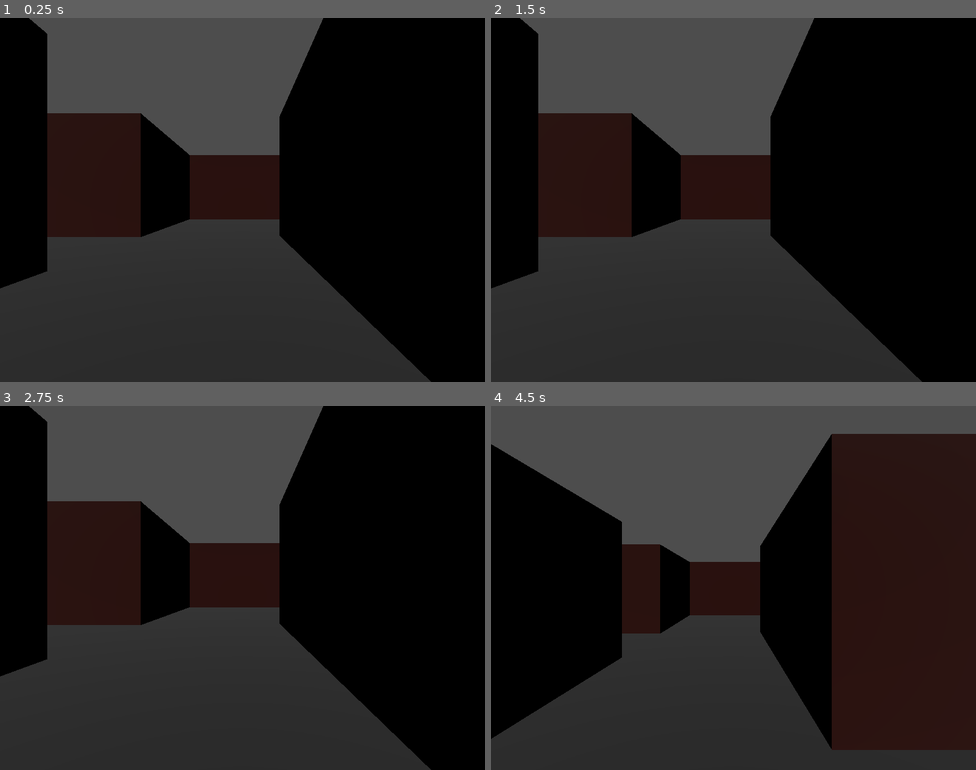
Above: before the commit, frames 1-4 (two rows, left to right).
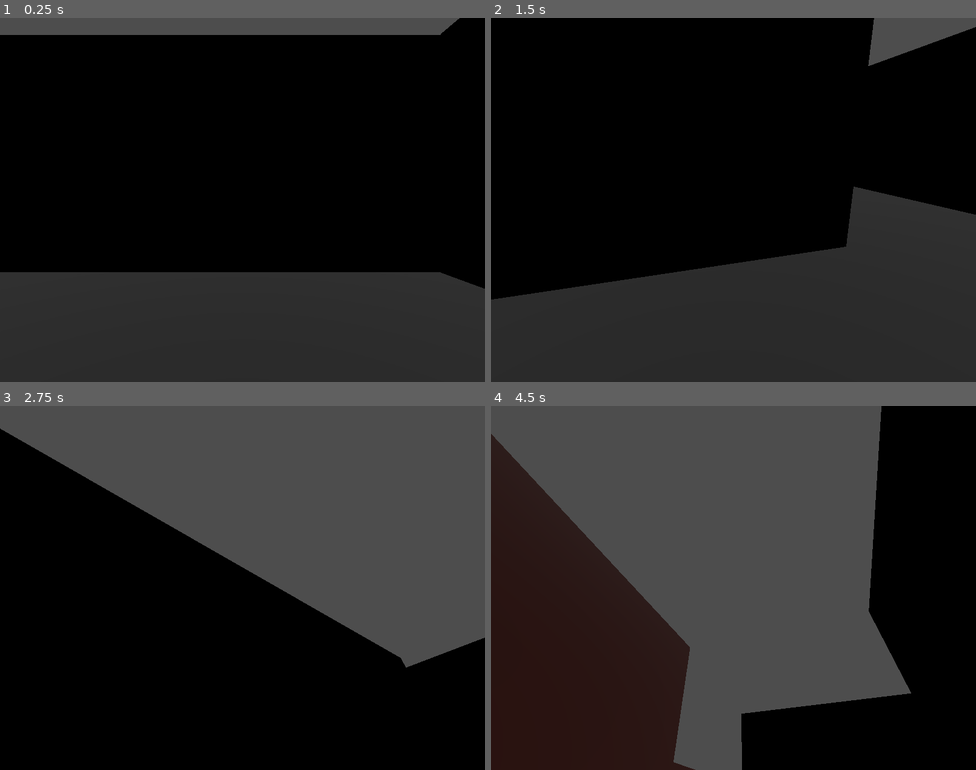
Above: after the commit, the same moments.

Repository: MisterIXI/godot-wildjam-71
Game: Godot game, scene res://scenes/_debug/oli/oli_fps.tscn
Same seed, same stepped clock (60 frames per second), same inputs: the game is played once before the commit and once after it. This scene is started directly instead of the project's main scene.
Inputs (mouse positions are in pixels of both pictures, inside the frame that each line leads up to):
- Up to frame 1 (0.25 s): no input
- Up to frame 2 (1.5 s): tap Enter (ui_accept) at 0.5, 0.77, 1.07 s; move the mouse to (840, 181) at 0.52 s; hold D (right) 0.53-1.28 s; hold Shift (shift) 0.53-1.28 s; tap Space (space) at 0.8, 1.35 s; move the mouse to (636, 218) at 1.27 s; hold S (down) from 1.28 s (still down)
- Up to frame 3 (2.75 s): tap Enter (ui_accept) at 1.52, 1.55, 1.82, 2.1 s; move the mouse to (291, 507) at 2.02 s; release S (down) at 2.03 s; hold D (right) from 2.03 s (still down); hold Shift (shift) from 2.03 s (still down)
- Up to frame 4 (4.5 s): move the mouse to (709, 660) at 2.77 s; release D (right) at 2.78 s; release Shift (shift) at 2.78 s; hold Up (ui_up) 2.78-3.53 s; tap Shift (shift) at 2.85, 4.35 s; tap Enter (ui_accept) at 3.02, 3.32, 3.77, 3.8, 4.07 s; tap Space (space) at 3.05, 3.6 s; move the mouse to (879, 642) at 3.52 s; hold A (left) from 3.53 s (still down); move the mouse to (588, 533) at 4.27 s

The runs differ from the first frame. In frame 1, 38% of the frame differs, in the area x 0-100%, y 0-100%; in frame 2, 47%; in frame 3, 67%; in frame 4, 75%.

Commit message:
first iteration of movement controller

Diff:
--- a/bad-apple/scenes/_debug/oli/oli_fps.tscn
+++ b/bad-apple/scenes/_debug/oli/oli_fps.tscn
@@ -29,6 +29,9 @@
 [sub_resource type="BoxShape3D" id="BoxShape3D_5q4wa"]
 size = Vector3(4, 0.5, 4)
 
+[sub_resource type="BoxShape3D" id="BoxShape3D_84l4o"]
+size = Vector3(1, 1, 0.5)
+
 [sub_resource type="CylinderShape3D" id="CylinderShape3D_d8jo4"]
 height = 1.7
 radius = 0.45
@@ -139,6 +142,7 @@
 mesh = SubResource("BoxMesh_85iib")
 
 [node name="CollisionShape3D" type="CollisionShape3D" parent="TestMap/Platform"]
+transform = Transform3D(1, 0, 0, 0, 1, 0, 0, 0, 1, -0.00121498, 4.76837e-07, 0.00781536)
 shape = SubResource("BoxShape3D_5q4wa")
 
 [node name="Platform2" type="StaticBody3D" parent="TestMap"]
@@ -168,17 +172,8 @@
 [node name="CollisionShape3D" type="CollisionShape3D" parent="TestMap/Platform4"]
 shape = SubResource("BoxShape3D_5q4wa")
 
-[node name="Platform5" type="StaticBody3D" parent="TestMap"]
-transform = Transform3D(1, 0, 0, 0, 1, 0, 0, 0, 1, 17.0373, 2.17794, 16.8435)
-
-[node name="MeshInstance3D" type="MeshInstance3D" parent="TestMap/Platform5"]
-mesh = SubResource("BoxMesh_85iib")
-
-[node name="CollisionShape3D" type="CollisionShape3D" parent="TestMap/Platform5"]
-shape = SubResource("BoxShape3D_5q4wa")
-
 [node name="Platform6" type="StaticBody3D" parent="TestMap"]
-transform = Transform3D(1, 0, 0, 0, 1, 0, 0, 0, 1, 15.2567, 2.60448, 16.8435)
+transform = Transform3D(1, 0, 0, 0, 1, 0, 0, 0, 1, 14.5263, 2.48533, 16.8435)
 
 [node name="MeshInstance3D" type="MeshInstance3D" parent="TestMap/Platform6"]
 mesh = SubResource("BoxMesh_85iib")
@@ -187,7 +182,7 @@
 shape = SubResource("BoxShape3D_5q4wa")
 
 [node name="Platform7" type="StaticBody3D" parent="TestMap"]
-transform = Transform3D(1, 0, 0, 0, 1, 0, 0, 0, 1, 15.2022, 3.25386, 11.9156)
+transform = Transform3D(1, 0, 0, 0, 1, 0, 0, 0, 1, 14.6456, 3.25386, 11.9156)
 
 [node name="MeshInstance3D" type="MeshInstance3D" parent="TestMap/Platform7"]
 mesh = SubResource("BoxMesh_85iib")
@@ -225,11 +220,54 @@
 [node name="DirectionalLight3D" type="DirectionalLight3D" parent="TestMap"]
 transform = Transform3D(1, 0, 0, 0, -0.241922, 0.970296, 0, -0.970296, -0.241922, 0, 10.6736, 0)
 
+[node name="Platform11" type="StaticBody3D" parent="TestMap"]
+transform = Transform3D(1, 0, 0, 0, 1, 0, 0, 0, 1, 15.2022, 4.0711, 7.16085)
+
+[node name="MeshInstance3D" type="MeshInstance3D" parent="TestMap/Platform11"]
+mesh = SubResource("BoxMesh_85iib")
+
+[node name="CollisionShape3D" type="CollisionShape3D" parent="TestMap/Platform11"]
+shape = SubResource("BoxShape3D_5q4wa")
+
+[node name="Slope" type="StaticBody3D" parent="TestMap"]
+transform = Transform3D(1, 0, 0, 0, 1, 0, 0, 0, 1, 17.8496, 0.010033, 8.71044)
+
+[node name="CollisionShape3D" type="CollisionShape3D" parent="TestMap/Slope"]
+transform = Transform3D(4.335, 0, 0, 0, 0.707107, -0.707107, 0, 0.707107, 0.707107, 1.34548, -0.0281691, 0.10386)
+shape = SubResource("BoxShape3D_84l4o")
+
+[node name="Slope2" type="StaticBody3D" parent="TestMap"]
+transform = Transform3D(1, 0, 0, 0, 1, 0, 0, 0, 1, 17.8463, 0.468605, 11.7303)
+
+[node name="CollisionShape3D" type="CollisionShape3D" parent="TestMap/Slope2"]
+transform = Transform3D(4.335, 0, 0, 0, 0.707107, -0.707107, 0, 0.707107, 0.707107, 1.34548, -0.0188436, 0.10386)
+shape = SubResource("BoxShape3D_84l4o")
+
+[node name="Slope3" type="StaticBody3D" parent="TestMap"]
+transform = Transform3D(1, 0, 0, 0, 1, 0, 0, 0, 1, 17.8451, 0.991169, 12.8488)
+
+[node name="CollisionShape3D" type="CollisionShape3D" parent="TestMap/Slope3"]
+transform = Transform3D(4.335, 0, 0, 0, 0.707107, -0.707107, 0, 0.707107, 0.707107, 1.34548, -0.0281691, 0.10386)
+shape = SubResource("BoxShape3D_84l4o")
+
+[node name="Slope4" type="StaticBody3D" parent="TestMap"]
+transform = Transform3D(1, 0, 0, 0, 1, 0, 0, 0, 1, 17.8463, 1.46565, 14.569)
+
+[node name="CollisionShape3D" type="CollisionShape3D" parent="TestMap/Slope4"]
+transform = Transform3D(4.335, 0, 0, 0, 0.707107, -0.707107, 0, 0.707107, 0.707107, 1.34548, -0.0188436, 0.10386)
+shape = SubResource("BoxShape3D_84l4o")
+
 [node name="FpsCharacter" type="CharacterBody3D" parent="."]
+transform = Transform3D(1, 0, 0, 0, 1, 0, 0, 0, 1, -0.0423183, 0.0217433, -0.0238113)
+floor_constant_speed = true
+floor_block_on_wall = false
+floor_max_angle = 1.22173
+platform_on_leave = 2
+safe_margin = 0.05
 script = ExtResource("1_ljvmp")
 
 [node name="Camera3D" type="Camera3D" parent="FpsCharacter"]
-transform = Transform3D(-1, 0, -8.74228e-08, 0, 1, 0, 8.74228e-08, 0, -1, 0, 1.5, 0)
+transform = Transform3D(1, 0, 0, 0, 1, 0, 0, 0, 1, 0, 1.5, 0)
 
 [node name="apple" parent="FpsCharacter" instance=ExtResource("1_jf4nt")]
 
--- a/bad-apple/scenes/fps/character/fps_controller.gd
+++ b/bad-apple/scenes/fps/character/fps_controller.gd
@@ -1,31 +1,62 @@
 extends CharacterBody3D
 
+@export_group("Movement")
+@export_range(1,15) var movement_speed :float = 8.0
+@export_range(1,15) var movement_runon : float = 3
+@export_range(1,15) var movement_falloff : float = 0.3
+@export_range(1,15) var jump_velocity : float = 4
+@export_range(1,50) var gravity : float = 10.0
 
-const SPEED = 5.0
-const JUMP_VELOCITY = 4.5
+@export_group("Direction")
+@export_range(1,100) var mouse_sensitivity : float = 50
+@export var clamp_angle : Vector2 = Vector2(-45, 45)
 
-# Get the gravity from the project settings to be synced with RigidBody nodes.
-var gravity = ProjectSettings.get_setting("physics/3d/default_gravity")
+var _camera : Camera3D
+
+func _ready():
+	for child in get_children():
+		if child is Camera3D:
+			_camera = child
+			break
+
+	Input.set_mouse_mode(Input.MOUSE_MODE_CAPTURED)
+
+func _physics_process(delta):
+	_handle_movement(delta)
 
 
-func _physics_process(delta):
-	# Add the gravity.
+func _handle_movement(delta : float) -> void:
 	if not is_on_floor():
 		velocity.y -= gravity * delta
 
-	# Handle jump.
-	if Input.is_action_just_pressed("ui_accept") and is_on_floor():
-		velocity.y = JUMP_VELOCITY
+	if Input.is_action_just_pressed("space") and is_on_floor():
+		velocity.y = jump_velocity
 
-	# Get the input direction and handle the movement/deceleration.
-	# As good practice, you should replace UI actions with custom gameplay actions.
-	var input_dir = Input.get_vector("ui_left", "ui_right", "ui_up", "ui_down")
+	var input_dir = Input.get_vector("left", "right", "up", "down")
 	var direction = (transform.basis * Vector3(input_dir.x, 0, input_dir.y)).normalized()
-	if direction:
-		velocity.x = direction.x * SPEED
-		velocity.z = direction.z * SPEED
+
+
+	var max_speed = movement_speed
+	if Input.is_action_pressed("shift"):
+		max_speed /= 2
+
+	if direction.x:
+		velocity.x = move_toward(velocity.x, direction.x * max_speed, movement_runon)
 	else:
-		velocity.x = move_toward(velocity.x, 0, SPEED)
-		velocity.z = move_toward(velocity.z, 0, SPEED)
+		velocity.x = move_toward(velocity.x, 0, movement_falloff)
+
+	if direction.z:
+		velocity.z = move_toward(velocity.z, direction.z * max_speed, movement_runon)
+	else:
+		velocity.z = move_toward(velocity.z, 0, movement_falloff)
 
 	move_and_slide()
+
+
+func _unhandled_input(event) -> void:
+	if event is InputEventMouseMotion and Input.mouse_mode == Input.MOUSE_MODE_CAPTURED:
+		var mouse_delta = event.relative * -1
+
+		rotate_y(mouse_delta.x * (mouse_sensitivity / 10000))
+		_camera.rotate_x(mouse_delta.y * (mouse_sensitivity / 10000))
+		_camera.rotation.x = clamp(_camera.rotation.x, deg_to_rad(clamp_angle.x), deg_to_rad(clamp_angle.y))
Not shown: 1 places in bad-apple/scenes/_debug/oli/oli_fps.tscn that only renumber resources
